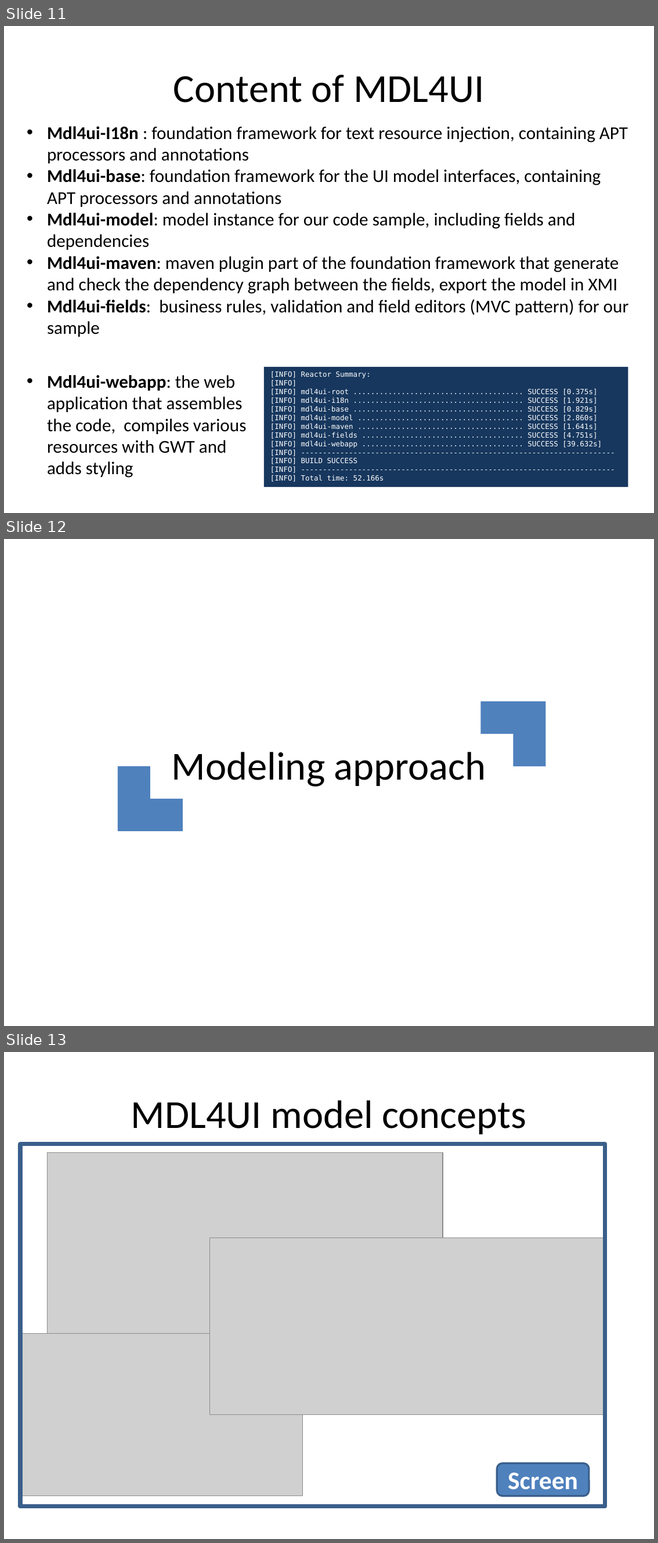
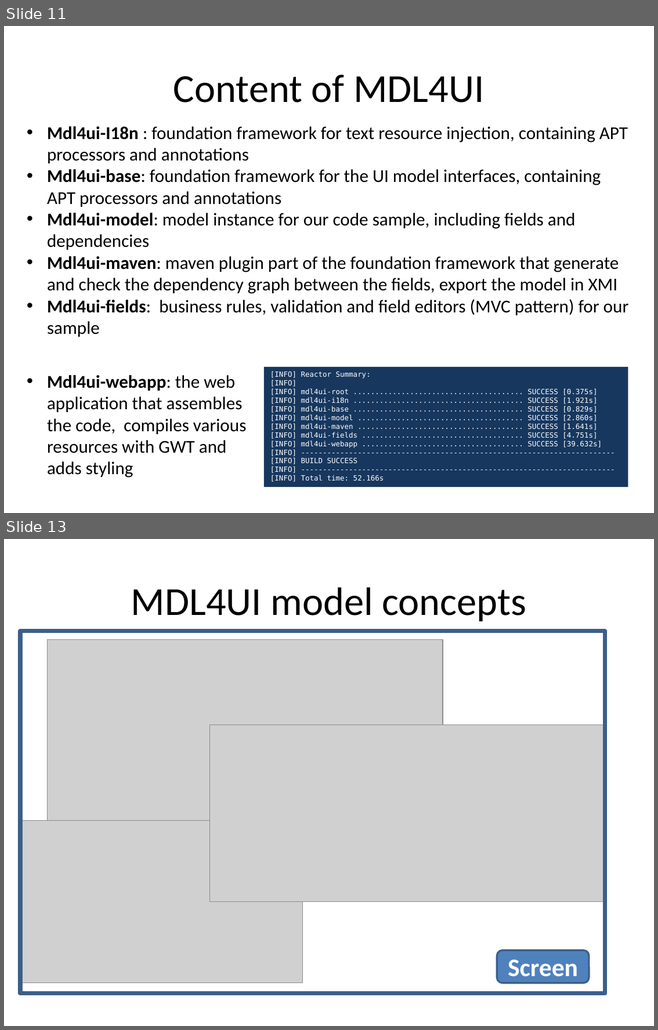
Before and after one commit to lesfurets/mdl4ui, a slide deck: mdl4ui-docs/mdl4ui_cg2013.pptx. Shown one above the other, each under a label of ours: slides 11, 12 and 13 before the commit, slides 11 and 13 after it; the slides between them are not shown. The pictures are 658x1543 and 658x1030 pixels, drawn with LibreOffice and Linux fonts; fonts in the diff are those of the drawing; grey boxes stand for pictures. Boxes give left, top, right and bottom in pixels: in the first picture for what was removed or moved away, otherwise in the second. Text is boxed around its words. In the diff, an @@ line names an element or a change of style, - is before the commit and + after.

```diff
--- a/mdl4ui-docs/mdl4ui_cg2013.pptx
+++ b/mdl4ui-docs/mdl4ui_cg2013.pptx
@@ slide 12 removed at (4,539,654,1026), background #FFFFFF @@
@@ corner removed at (480,701,545,766) @@
@@ title removed at (172,752,486,787) @@
-Modeling approach
@@ corner removed at (118,766,183,831) @@
```
Also in this commit, not shown: 1 slide changed, 5 slides added, 3 other slides removed.
